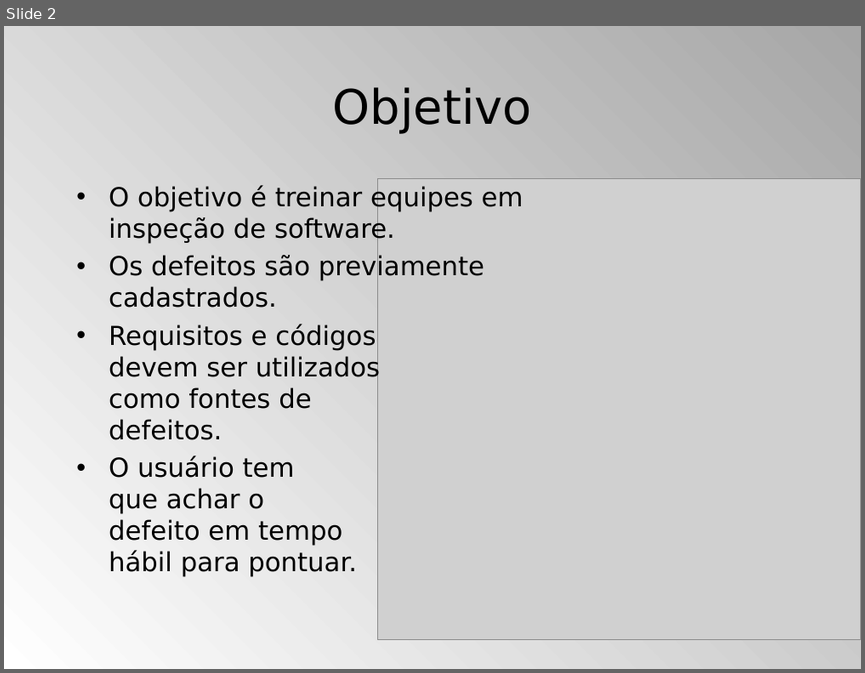
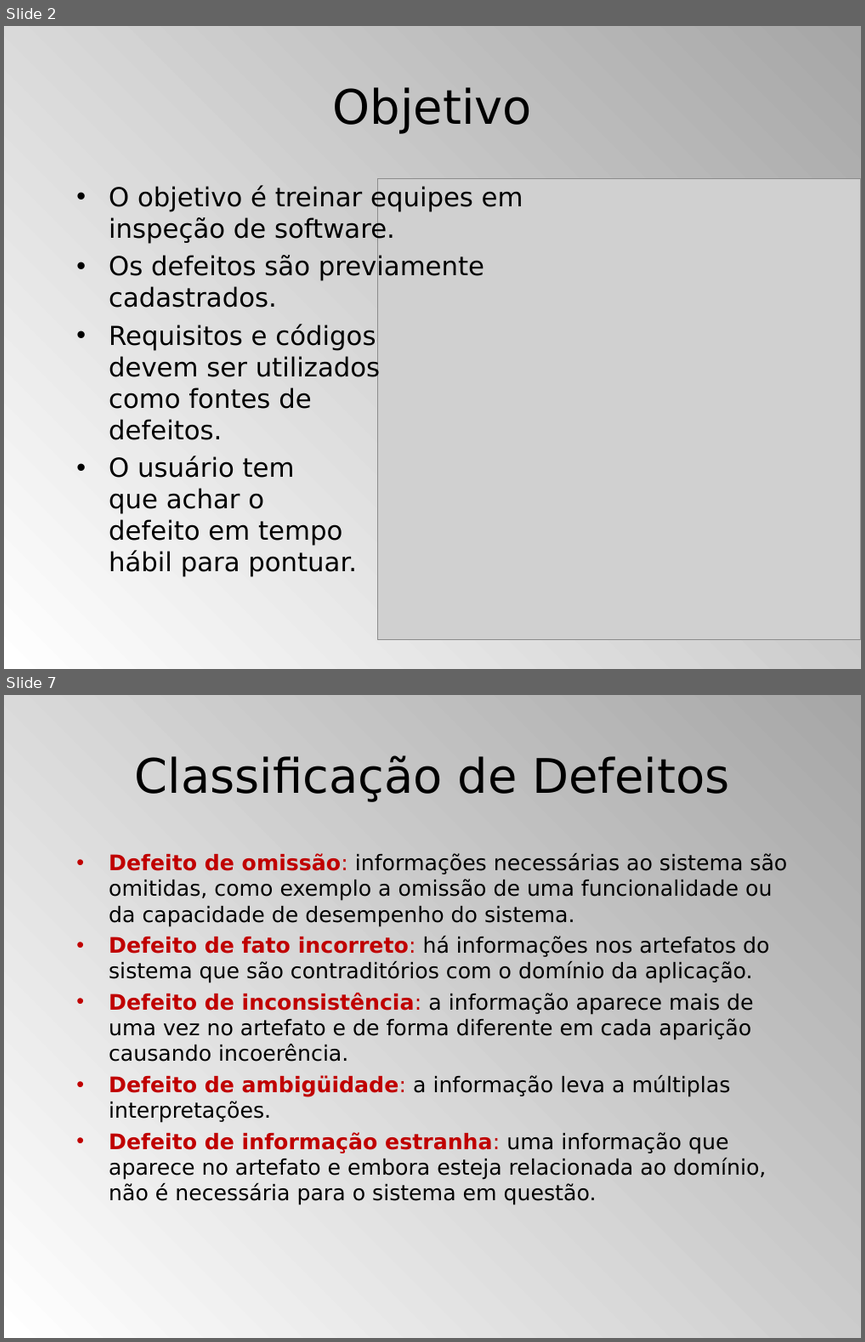
Before and after one commit to ms-uerj/appcodeinspector, a slide deck: Resources/Documentos/Terceiro Seminário.ppt. Shown one above the other, each under a label of ours: slide 2 before the commit, slides 2 and 7 after it; the slides between them are not shown. The pictures are 865x673 and 865x1342 pixels, drawn with LibreOffice and Linux fonts; fonts in the diff are those of the drawing; grey boxes stand for pictures. Boxes give left, top, right and bottom in pixels: in the first picture for what was removed or moved away, otherwise in the second. Text is boxed around its words. In the diff, an @@ line names an element or a change of style, - is before the commit and + after.

```diff
--- a/Resources/Documentos/Terceiro Seminário.ppt
+++ b/Resources/Documentos/Terceiro Seminário.ppt
@@ slide 7 added at (4,695,861,1338), background gradient #FFFFFF to #A6A6A6 @@
@@ title added at (135,755,729,802), 40 pt, text #000000 @@
+Classificação de Defeitos
@@ text added at (109,853,787,1205), 18 pt, text #000000 @@
+• Defeito de omissão: informações necessárias ao sistema são omitidas, como exemplo a omissão de uma funcionalidade ou da capacidade de desempenho do sistema.
+• Defeito de fato incorreto: há informações nos artefatos do sistema que são contraditórios com o domínio da aplicação.
+• Defeito de inconsistência: a informação aparece mais de uma vez no artefato e de forma diferente em cada aparição causando incoerência.
+• Defeito de ambigüidade: a informação leva a múltiplas interpretações.
+• Defeito de informação estranha: uma informação que aparece no artefato e embora esteja relacionada ao domínio, não é necessária para o sistema em questão.
```
Also in this commit, not shown: 3 slides changed, 5 other slides added, 1 slide removed.
